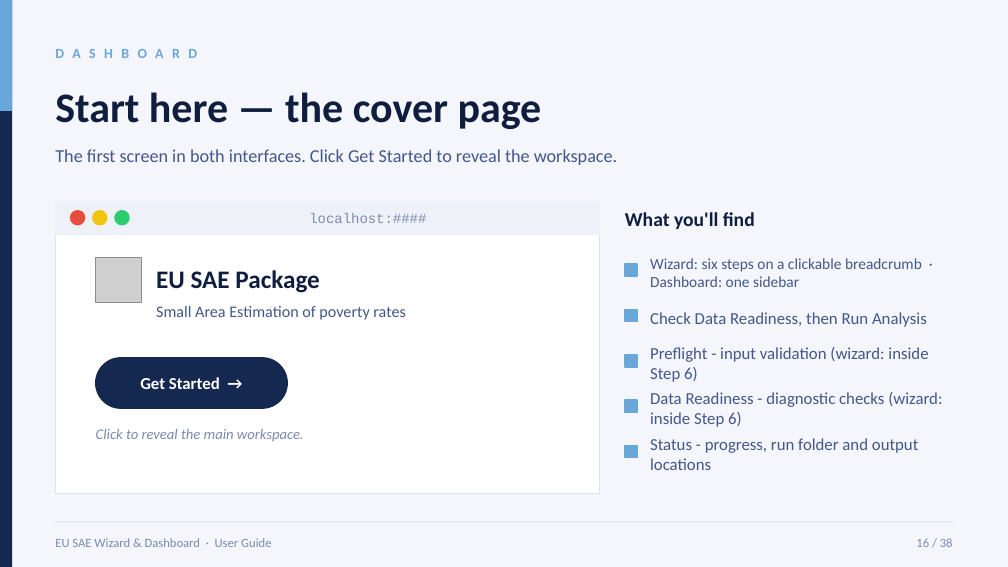
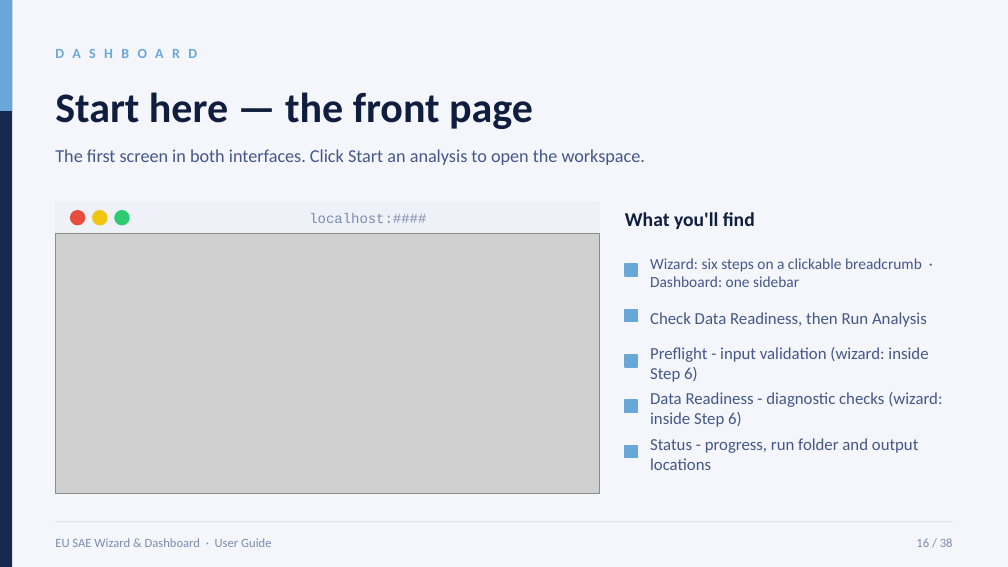
Before and after one commit to Noboyoshida227/eu-sae-application, a slide deck: slide 16 of docs/instructions/EU_SAE_User_Guide_5_2_0_rc_6_wizard_5_11.pptx. Drawn at 1008x567 pixels with LibreOffice and Linux fonts; fonts in the diff are those of the drawing; grey boxes stand for pictures. Boxes give left, top, right and bottom in pixels: in the first picture for what was removed or moved away, otherwise in the second. Text is boxed around its words. In the diff, an @@ line names an element or a change of style, - is before the commit and + after.

```diff
--- a/docs/instructions/EU_SAE_User_Guide_5_2_0_rc_6_wizard_5_11.pptx
+++ b/docs/instructions/EU_SAE_User_Guide_5_2_0_rc_6_wizard_5_11.pptx
@@ text at (x1=55, y1=92, x2=533, y2=129): text changed @@
-Start here — the cover page
+Start here — the front page
@@ text at (x1=55, y1=149, x2=645, y2=165): text changed @@
-The first screen in both interfaces. Click Get Started to reveal the workspace.
+The first screen in both interfaces. Click Start an analysis to open the workspace.
@@ picture added at (x1=55, y1=234, x2=600, y2=494) @@
@@ picture removed at (x1=96, y1=257, x2=141, y2=302) @@
@@ text removed at (x1=156, y1=270, x2=319, y2=293) @@
-EU SAE Package
@@ text removed at (x1=156, y1=306, x2=405, y2=320) @@
-Small Area Estimation of poverty rates
@@ rounded rectangle removed at (x1=96, y1=358, x2=287, y2=408) @@
@@ text removed at (x1=140, y1=377, x2=220, y2=389) @@
-Get Started →
@@ text removed at (x1=96, y1=429, x2=304, y2=441) @@
-Click to reveal the main workspace.
```
Also in this commit, not shown: 6 other slides changed, 11 other files.
